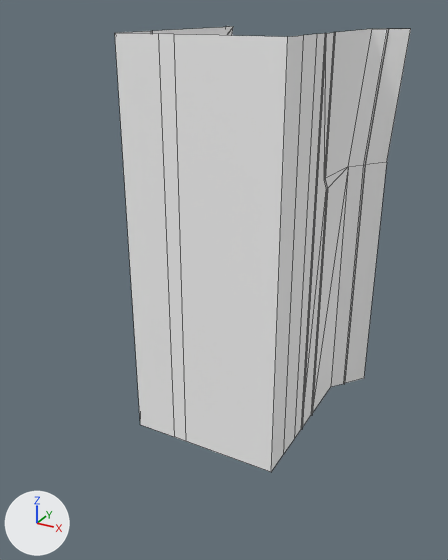
The FBX model Assets/Art/Meshs/1-Enviros/Kit/Tuto/SM_WallB_Tuto_1.fbx, before and after one commit.
One viewpoint serves both versions: a 50 mm camera at (52.8, -91.1, 20.9) aimed at (14.1, -20.8, -14.3). The lights are fixed; the arrows at lower left show +X, +Y and +Z. The first picture is the older version. Mesh edges are drawn as thin lines. Where no turn or scale is listed for an object, it has been applied to the vertices.

In view in the first picture: 'SM_WallB_Tuto_1'.
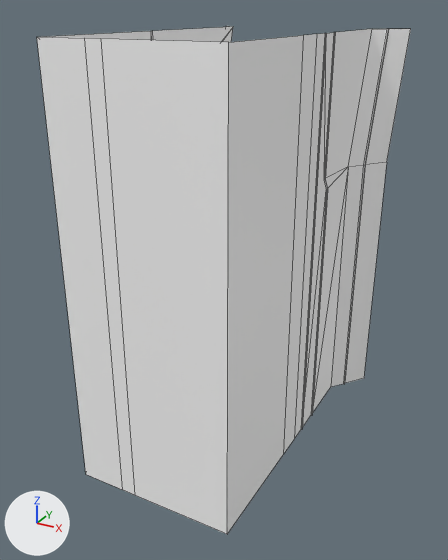
What differs and where, as boxes (x1, y1, x2, y2) in the pictures (448 x 560 px; the box of a moved part takes in the faces that stretch with it):
'SM_WallB_Tuto_1', reshaped (26% wider, 14% taller)
    before: (115, 26, 411, 472)
    after: (37, 26, 411, 534)
part 1 of me_mesh, moved or reshaped
    before: (115, 31, 291, 472)
    after: (37, 31, 291, 534)

Edits to the bpy script that builds the scene:
```text
Change me_mesh:
    used by ob_sm_wallb_tuto_1; location = (0.0, 0.0, 0.0)
    before: 0 (25.9, -29.0, -37.3) at pixel (271, 472), 1 (25.9, -29.0, 18.1) at pixel (287, 36), 2 (4.1, -29.0, -37.3) at pixel (140, 424), 3 (4.1, -29.0, 18.1) at pixel (114, 32), 20 (12.2, -29.0, 18.1) at pixel (173, 34)
    before: 21 (12.2, -29.0, -37.3) at pixel (185, 441), 22 (10.2, -29.0, 18.1) at pixel (158, 33), 23 (10.2, -29.0, -37.3) at pixel (174, 436)
    remove me_mesh.from_pydata(...)  # 63 vertices, 46 faces; spans x 0.0..30.0, y -29.0..5.7, z -37.4..18.1
    add me_mesh.from_pydata(...)  # 63 vertices, 46 faces; spans x 0.0..30.0, y -41.5..5.7, z -37.4..18.1
    me_mesh part 1
    add for i in [*range(0, 4), *range(20, 24)]: me_mesh.vertices[i].co += Vector((0.0, -12.5, 0.0))
```
